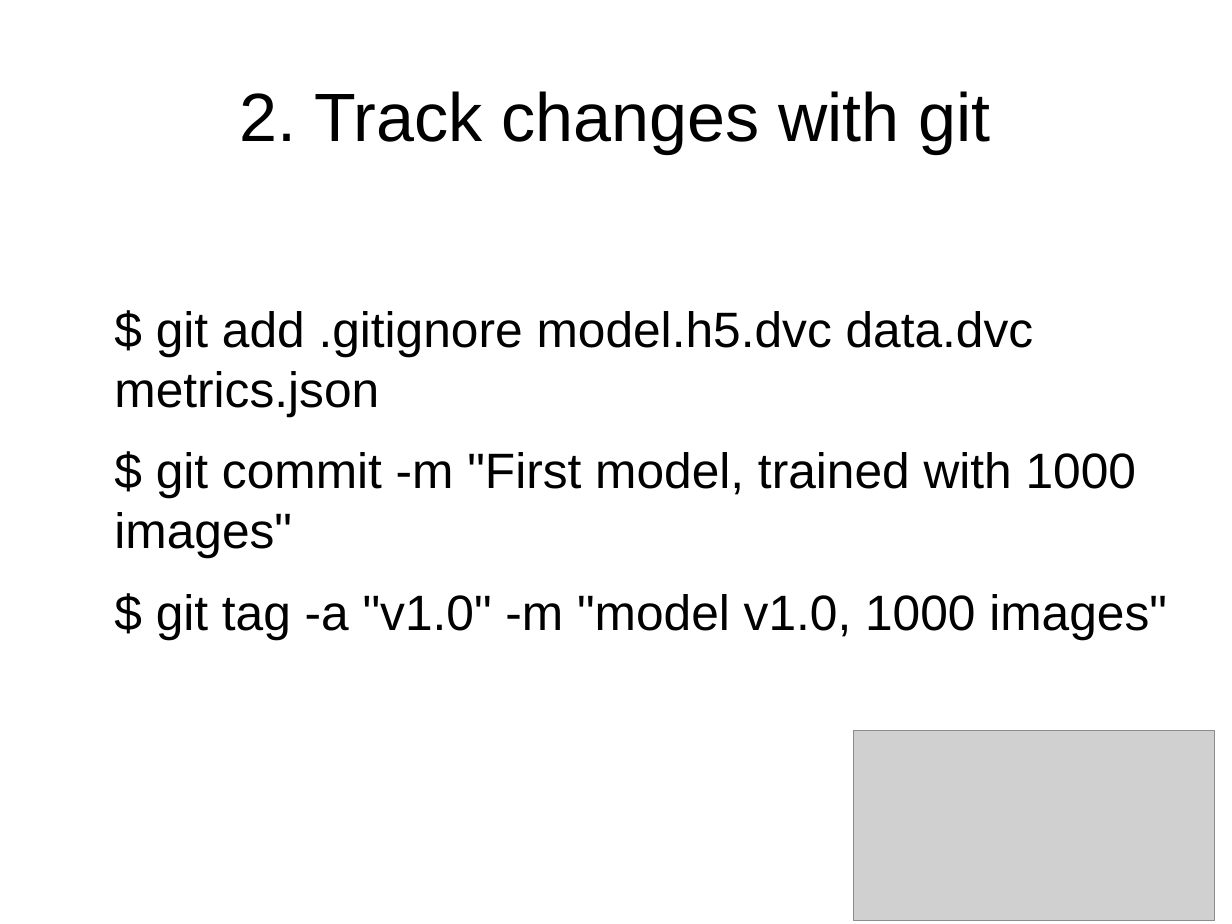
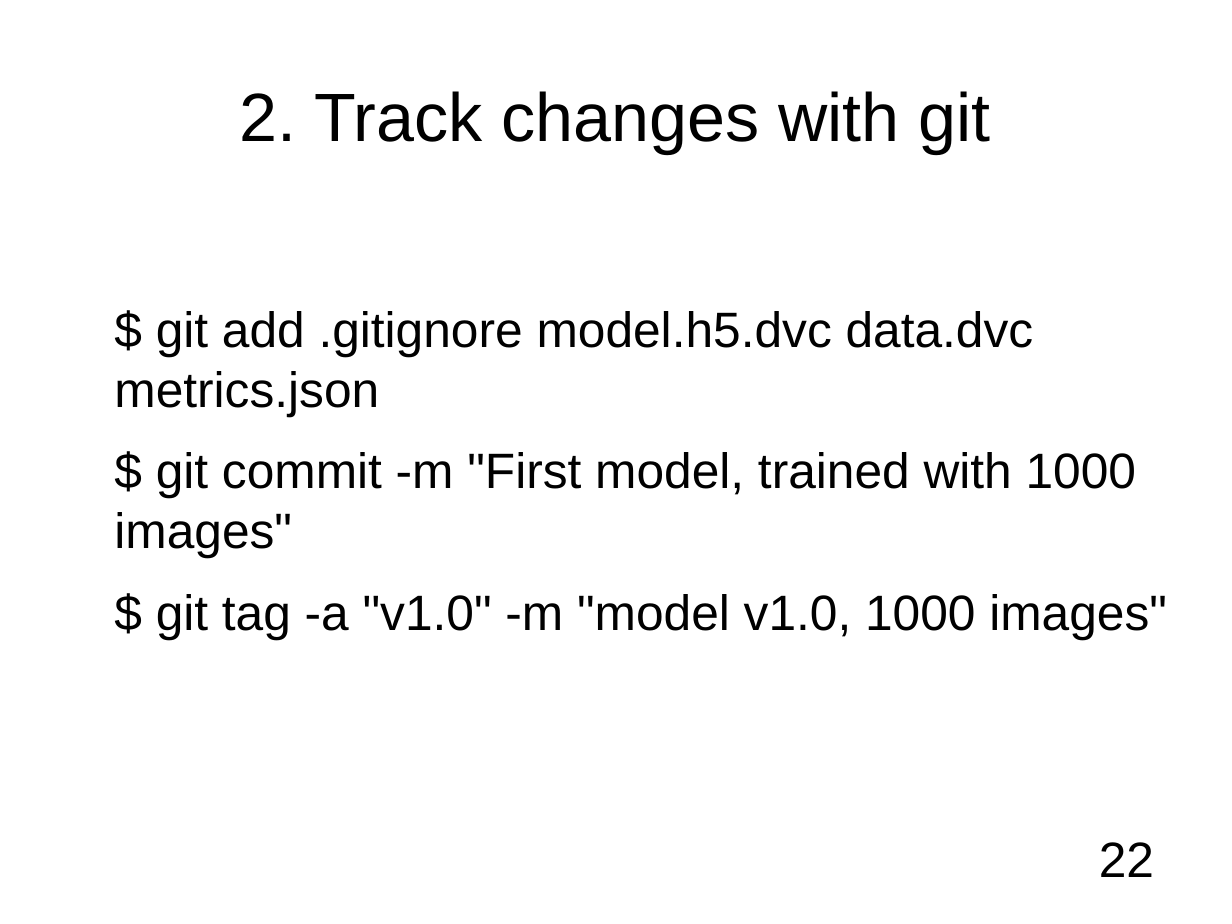
Before and after one commit to kurianbenoy/Talks, a slide deck: slide 22 of Pycon India/Talks.odp. Drawn at 1232x924 pixels with LibreOffice and Linux fonts; fonts in the diff are those of the drawing; grey boxes stand for pictures; background and template pictures are left out. Boxes give left, top, right and bottom in pixels: in the first picture for what was removed or moved away, otherwise in the second. Text is boxed around its words. In the diff, an @@ line names an element or a change of style, - is before the commit and + after.

```diff
--- a/Pycon India/Talks.odp
+++ b/Pycon India/Talks.odp
@@ picture removed at box(854, 731, 1215, 921) @@
@@ text added at box(1099, 842, 1154, 877), 32 pt, text #000000 @@
+22
```
Also in this commit, not shown: 34 other slides changed, 1 slide added, 1 slide removed, 7 other files.
